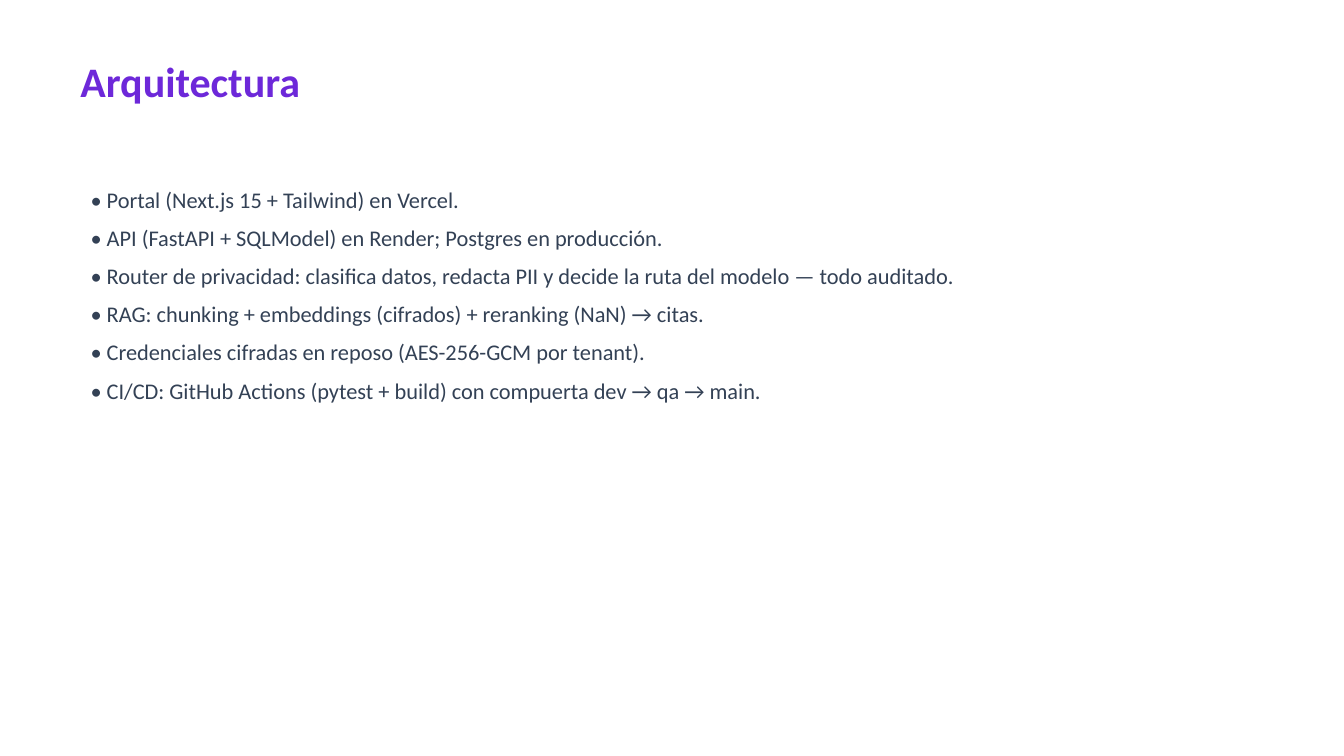
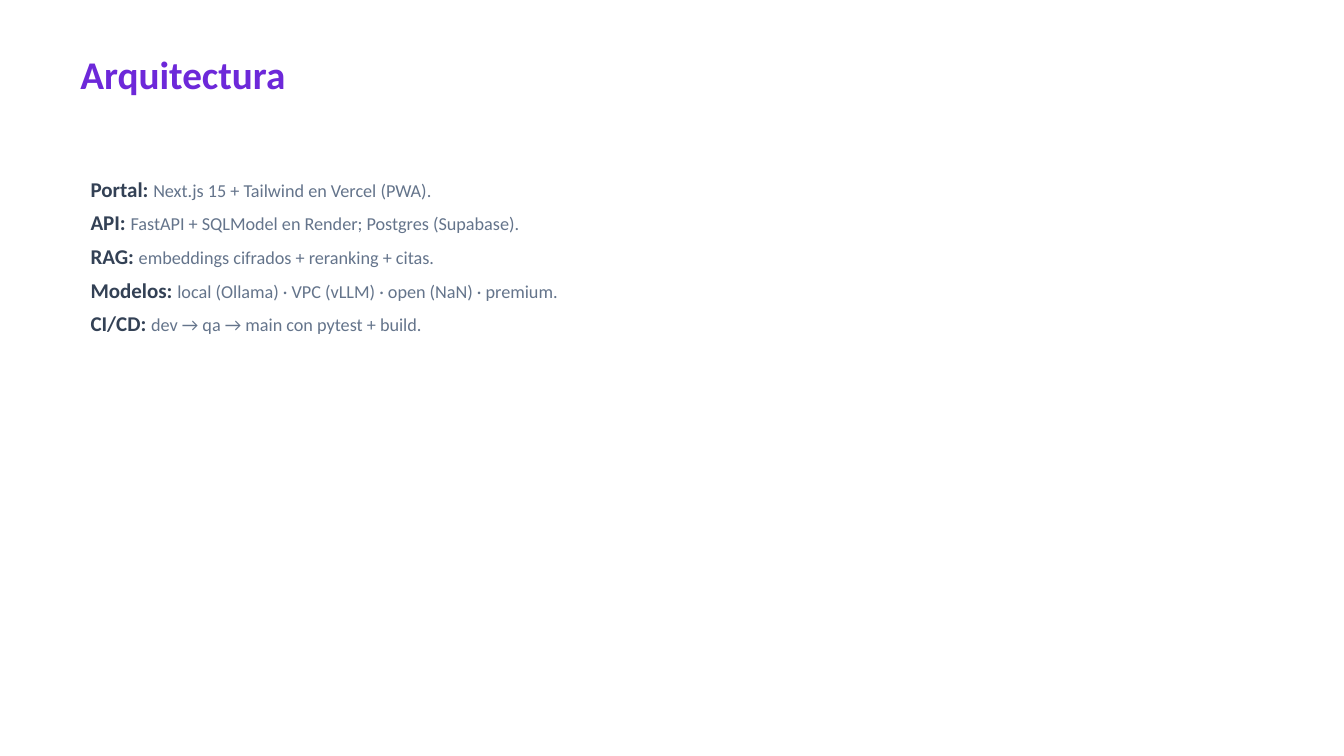
Before and after one commit to angeljba1480-AB/S4Bdashboard, a slide deck: slide 4 of docs/generados/MaestroAI-Presentacion.pptx (slide 3 before the commit). Drawn at 1344x756 pixels with LibreOffice and Linux fonts; fonts in the diff are those of the drawing. Boxes give left, top, right and bottom in pixels: in the first picture for what was removed or moved away, otherwise in the second. Text is boxed around its words. In the diff, an @@ line names an element or a change of style, - is before the commit and + after.

```diff
--- a/docs/generados/MaestroAI-Presentacion.pptx
+++ b/docs/generados/MaestroAI-Presentacion.pptx
@@ text "Arquitectura" at (80,61,285,95): size 30 to 28 pt @@
@@ text at (91,182,558,334): text changed; size 16 to 13 pt; text colour #334155 to #64748B @@
-• Portal (Next.js 15 + Tailwind) en Vercel.
-• API (FastAPI + SQLModel) en Render; Postgres en producción.
-• Router de privacidad: clasifica datos, redacta PII y decide la ruta del modelo — todo auditado.
-• RAG: chunking + embeddings (cifrados) + reranking (NaN) → citas.
-• Credenciales cifradas en reposo (AES-256-GCM por tenant).
-• CI/CD: GitHub Actions (pytest + build) con compuerta dev → qa → main.
+Portal: Next.js 15 + Tailwind en Vercel (PWA).
+API: FastAPI + SQLModel en Render; Postgres (Supabase).
+RAG: embeddings cifrados + reranking + citas.
+Modelos: local (Ollama) · VPC (vLLM) · open (NaN) · premium.
+CI/CD: dev → qa → main con pytest + build.
```
Also in this commit, not shown: 4 other slides changed, 10 slides added, 6 slides removed, 2 other files.
